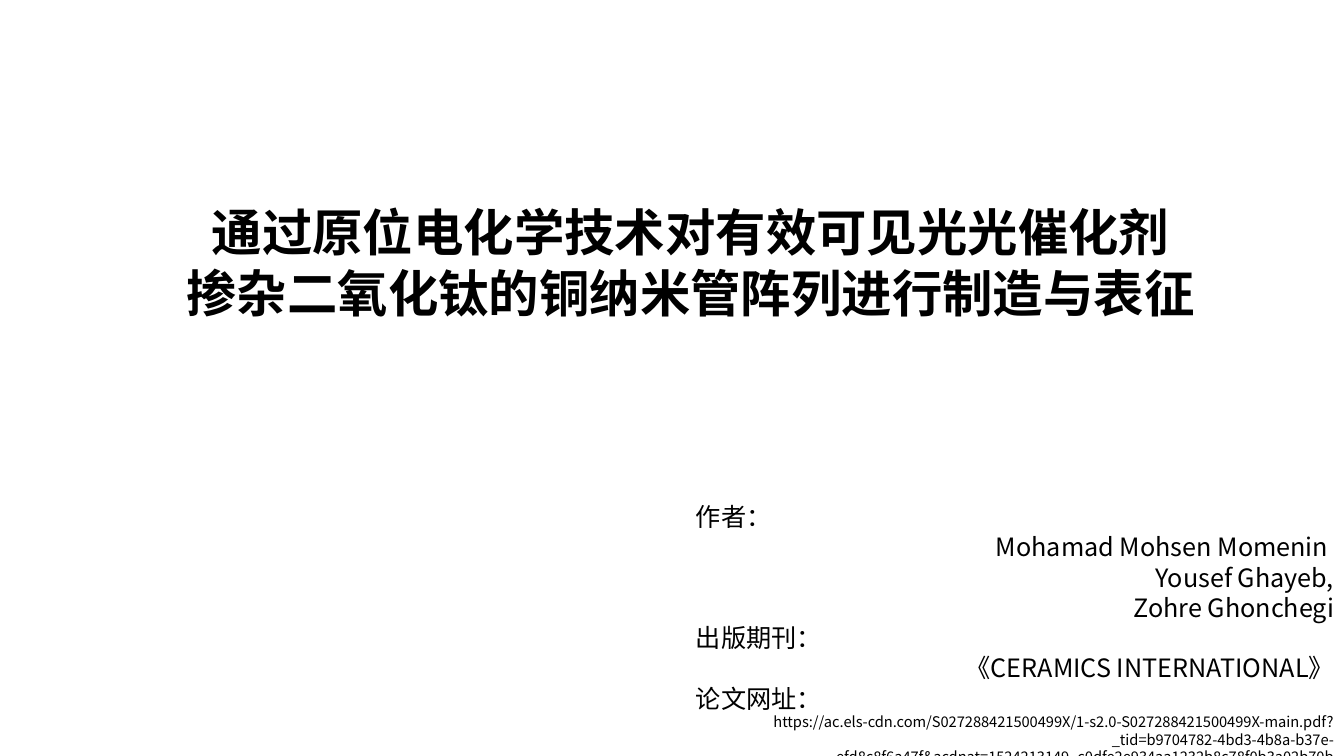
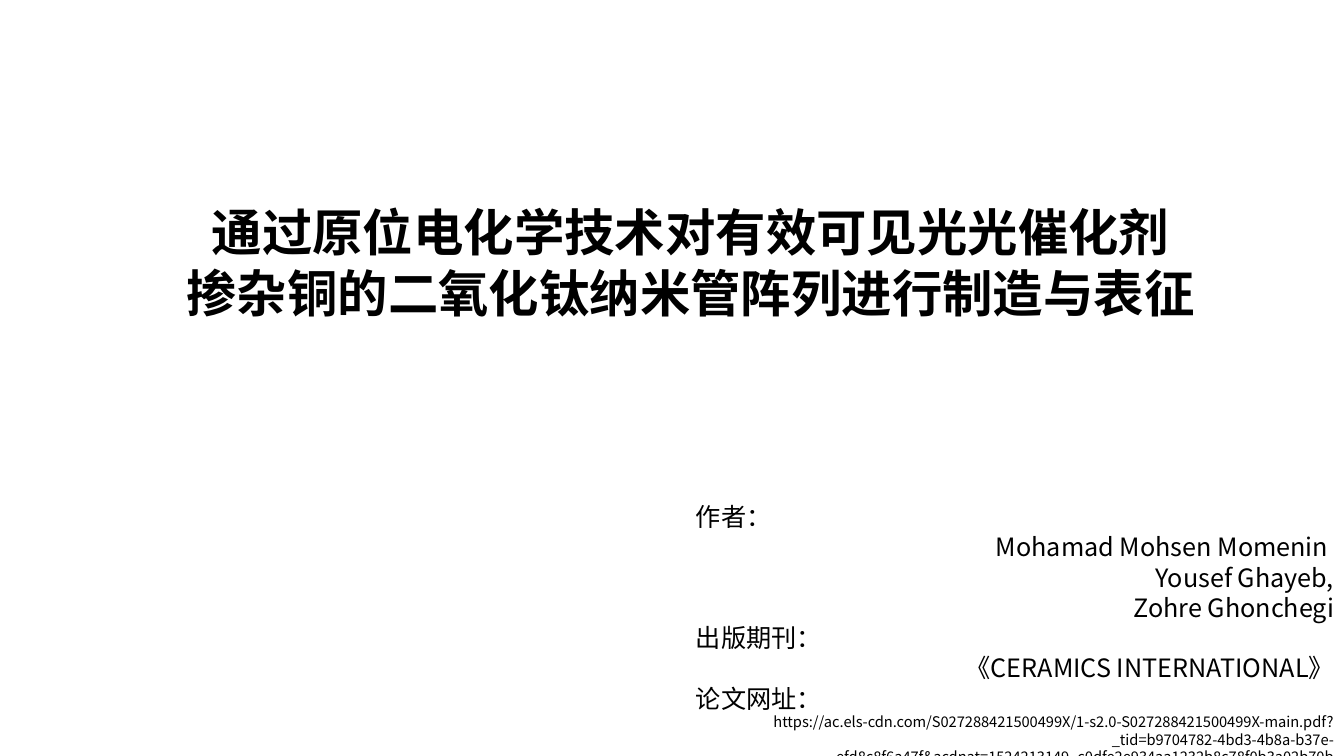
Before and after one commit to DreamBoatOve/gitTest, a slide deck: slide 1 of Lessons/电化学研究方法及实验/作业/国科博17_b20170427_赵朝阳_第五次作业.pptx. Drawn at 1344x756 pixels with LibreOffice and Linux fonts; fonts in the diff are those of the drawing. Boxes give left, top, right and bottom in pixels: in the first picture for what was removed or moved away, otherwise in the second. Text is boxed around its words. In the diff, an @@ line names an element or a change of style, - is before the commit and + after.

```diff
--- a/Lessons/电化学研究方法及实验/作业/国科博17_b20170427_赵朝阳_第五次作业.pptx
+++ b/Lessons/电化学研究方法及实验/作业/国科博17_b20170427_赵朝阳_第五次作业.pptx
@@ text at [187, 268, 1195, 317]: text changed @@
-掺杂二氧化钛的铜纳米管阵列进行制造与表征
+掺杂铜的二氧化钛纳米管阵列进行制造与表征
```
Also in this commit, not shown: 6 other slides changed, 6 slides added, 1 slide removed, 9 other files.
